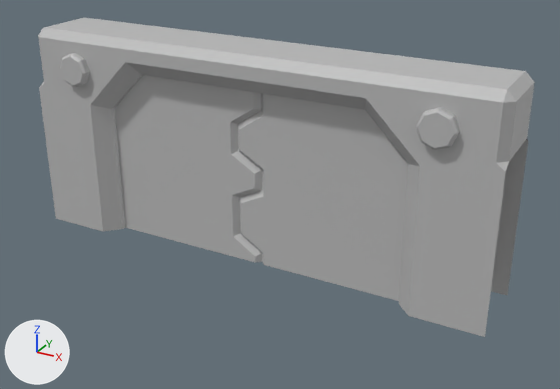
The FBX model Assets/_Game 2.0/Models/Meshes/Assets/Diesel/Props/Puerta.fbx as it was, and as the next commit left it.
Both versions are drawn from a 50 mm lens placed at (0.0401, -0.0679, 0.0419), pointed at (0.0029, -0.0002, 0.008). The axes (+X, +Y, +Z) are drawn at lower left. The lights are the same throughout. Where no turn or scale is listed for an object, it has been applied to the vertices.

Script lines for the objects in view, before the commit:
```python
me_mesh = bpy.data.meshes.new('Mesh')
me_mesh.from_pydata(...)  # 56 vertices, 43 faces; spans x -0.0117..0.0117, y -0.0022..0.0022, z -0.0099..0.0099
me_mesh.materials.append(mat_lambert1)  # grey #bcbcbc
me_mesh_001 = bpy.data.meshes.new('Mesh.001')
me_mesh_001.from_pydata(...)  # 52 vertices, 41 faces; spans x -0.0117..0.0117, y -0.0022..0.0022, z -0.0099..0.0099
me_mesh_001.materials.append(mat_lambert1)  # grey #bcbcbc
me_mesh_002 = bpy.data.meshes.new('Mesh.002')
me_mesh_002.from_pydata(...)  # 164 vertices, 154 faces; spans x -0.0271..0.0271, y -0.0052..0.0052, z -0.0119..0.0119
me_mesh_002.materials.append(mat_lambert1)  # grey #bcbcbc
ob_marco_puerta = bpy.data.objects.new('Marco_Puerta', me_mesh_002)
ob_marco_puerta.location = (0.00018, 0.0, 0.01192)
ob_puerta_der = bpy.data.objects.new('Puerta_Der', me_mesh)
ob_puerta_der.location = (-0.01026, 0.0, 0.00993)
ob_puerta_izq = bpy.data.objects.new('Puerta_Izq', me_mesh_001)
ob_puerta_izq.location = (0.01026, 0.0, 0.00993)
```
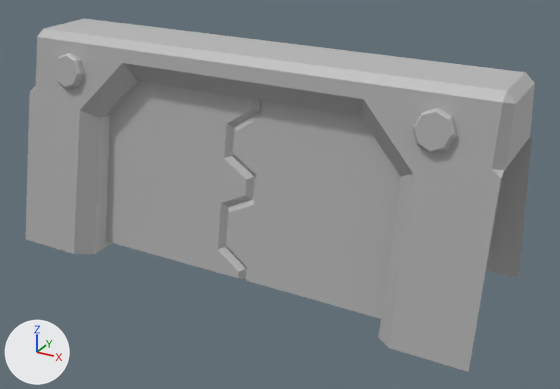
What differs and where, as boxes [x1, y1, x2, y2] in the pictures (560 x 389 px; the box of a moved part takes in the faces that stretch with it):
'Marco_Puerta', reshaped (11% taller): before [38, 18, 535, 337]; after [26, 18, 535, 372]
'Puerta_Izq', reshaped: before [238, 93, 409, 301]; after [225, 100, 401, 319]
'Puerta_Der', reshaped: before [115, 75, 262, 262]; after [106, 81, 260, 278]
part 2 of me_mesh_002, moved or reshaped: before [416, 107, 460, 150]; after [413, 108, 457, 154]
part 3 of me_mesh_002, moved or reshaped: before [60, 53, 90, 87]; after [55, 53, 85, 90]
part 4 of me_mesh_002, moved or reshaped: before [38, 18, 535, 337]; after [26, 18, 535, 372]

Edits to the bpy script that builds the scene:
```text
Change me_mesh_002:
    used by ob_marco_puerta; location = (0.00018, 0.0, 0.01192)
    remove me_mesh_002.from_pydata(...)  # 164 vertices, 154 faces; spans x -0.0271..0.0271, y -0.0052..0.0052, z -0.0119..0.0119
    add me_mesh_002.from_pydata(...)  # 164 vertices, 154 faces; spans x -0.0271..0.0271, y -0.0095..0.0095, z -0.0129..0.0118
    me_mesh_002 part 2: the loose piece of 25 vertices spanning x 0.019..0.0228, y -0.0052..-0.0042, z 0.006..0.0098 is turned -12.1 degrees about the x axis through its middle and scaled by 1.03, then moved by (0.0, -0.0009, 0.0001)
    me_mesh_002 part 3: the loose piece of 25 vertices spanning x -0.0228..-0.019, y -0.0052..-0.0042, z 0.006..0.0098 is turned -12.1 degrees about the x axis through its middle and scaled by 1.03, then moved by (0.0, -0.0009, 0.0001)
    me_mesh_002 part 4: 64 of 164 vertices moved; they spanned x -0.0271..0.0271, y -0.0043..0.0043, z -0.0119..0.0119 and now span x -0.0271..0.0271, y -0.0095..0.0095, z -0.0129..0.0118; mean shift (0.0, 0.0, -0.0003); largest move (0.0178, 0.0026, -0.0119) -> (0.0178, 0.0079, -0.0129)
Change me_mesh_001:
    used by ob_puerta_izq; location = (0.01026, 0.0, 0.00993)
    remove me_mesh_001.from_pydata(...)  # 52 vertices, 41 faces; spans x -0.0117..0.0117, y -0.0022..0.0022, z -0.0099..0.0099
    add me_mesh_001.from_pydata(...)  # 52 vertices, 41 faces; spans x -0.0117..0.0117, y -0.0058..0.0058, z -0.0102..0.01
    me_mesh_001 part 5: 46 of 52 vertices moved; they spanned x -0.0117..0.0117, y -0.0022..0.0022, z -0.0099..0.0078 and now span x -0.0117..0.0117, y -0.0058..0.0058, z -0.0102..0.0078; mean shift (0.0, 0.0, -0.0001); largest move (-0.0089, 0.0016, -0.0099) -> (-0.0089, 0.0052, -0.0102)
Change me_mesh:
    used by ob_puerta_der; location = (-0.01026, 0.0, 0.00993)
    remove me_mesh.from_pydata(...)  # 56 vertices, 43 faces; spans x -0.0117..0.0117, y -0.0022..0.0022, z -0.0099..0.0099
    add me_mesh.from_pydata(...)  # 56 vertices, 43 faces; spans x -0.0117..0.0117, y -0.0058..0.0058, z -0.0102..0.01
    me_mesh part 1: 48 of 56 vertices moved; they spanned x -0.0117..0.0117, y -0.0022..0.0022, z -0.0099..0.008 and now span x -0.0117..0.0117, y -0.0058..0.0058, z -0.0102..0.0081; mean shift (0.0, 0.0, -0.0001); largest move (0.0116, -0.0016, -0.0099) -> (0.0116, -0.0052, -0.0102)
```
